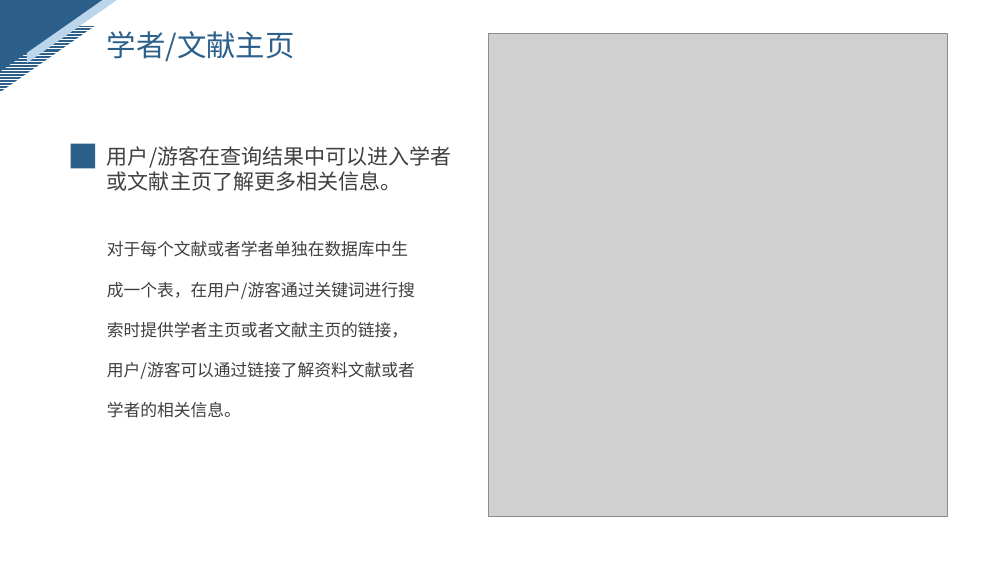
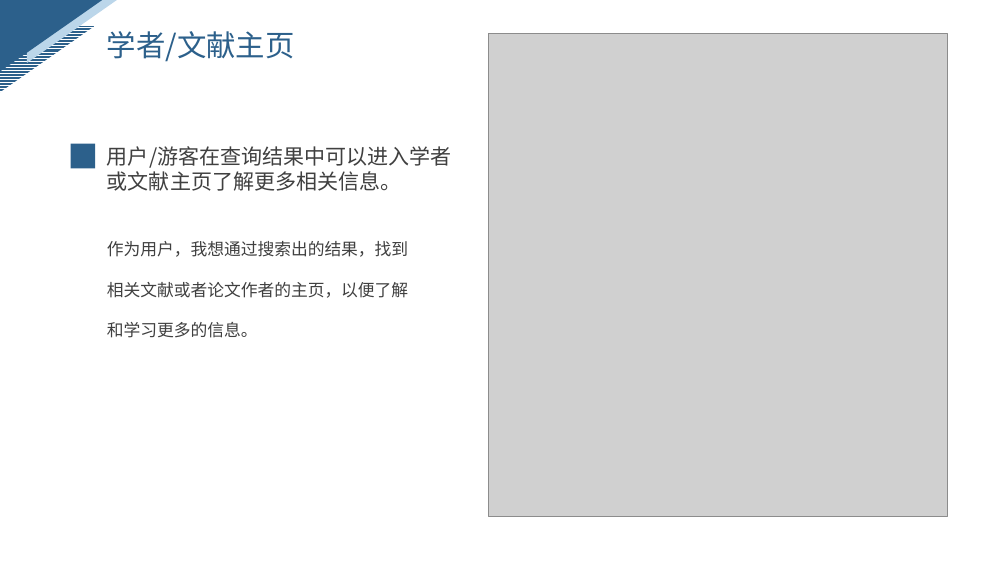
Before and after one commit to ZhangYHe/BIT-2023-ZYGC, a slide deck: slide 10 of doc/问题陈述.pptx. Drawn at 1008x567 pixels with LibreOffice and Linux fonts; fonts in the diff are those of the drawing; grey boxes stand for pictures. Boxes give left, top, right and bottom in pixels: in the first picture for what was removed or moved away, otherwise in the second. Text is boxed around its words. In the diff, an @@ line names an element or a change of style, - is before the commit and + after.

```diff
--- a/doc/问题陈述.pptx
+++ b/doc/问题陈述.pptx
@@ text at bbox=[107, 241, 408, 338]: text changed @@
-对于每个文献或者学者单独在数据库中生成一个表，在用户/游客通过关键词进行搜索时提供学者主页或者文献主页的链接，用户/游客可以通过链接了解资料文献或者学者的相关信息。
+作为用户，我想通过搜索出的结果，找到相关文献或者论文作者的主页，以便了解和学习更多的信息。
```
Also in this commit, not shown: 3 other slides changed, 1 slide added.
